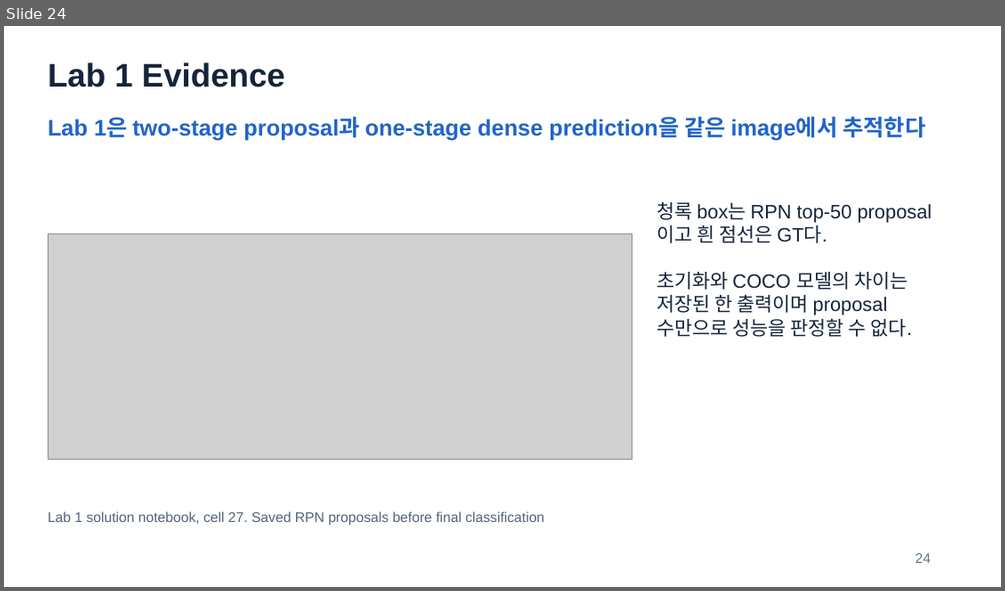
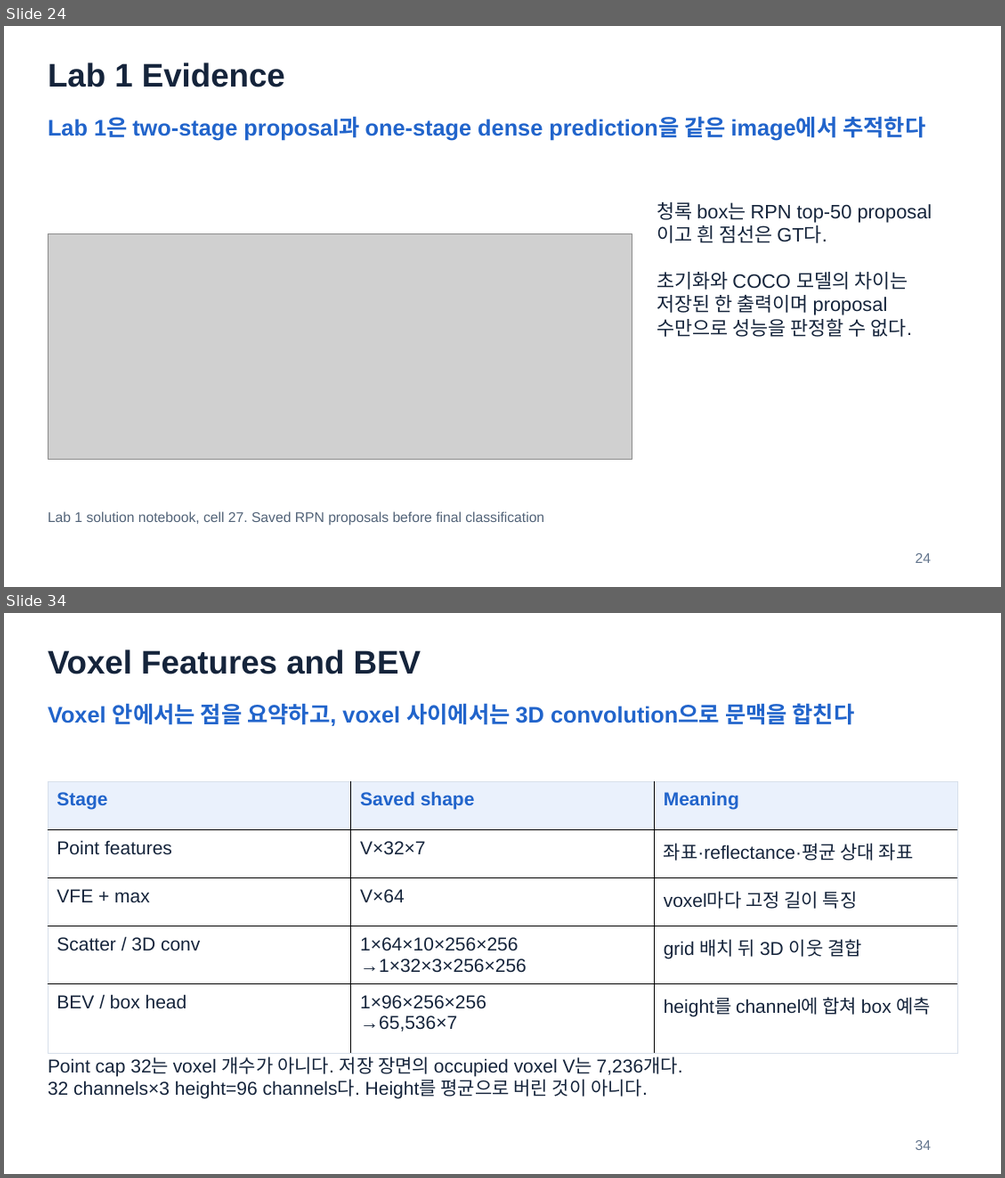
Before and after one commit to HyeonWooNa0861/HyeonWooNa0861.github.io, a slide deck: assets/presentations/study/autonomous-driving/adc-midterm-review-slides.pptx. Shown one above the other, each under a label of ours: slide 24 before the commit, slides 24 and 34 after it; the slides between them are not shown. The pictures are 1005x591 and 1005x1178 pixels, drawn with LibreOffice and Linux fonts; fonts in the diff are those of the drawing; grey boxes stand for pictures. Boxes give left, top, right and bottom in pixels: in the first picture for what was removed or moved away, otherwise in the second. Text is boxed around its words. In the diff, an @@ line names an element or a change of style, - is before the commit and + after.

```diff
--- a/assets/presentations/study/autonomous-driving/adc-midterm-review-slides.pptx
+++ b/assets/presentations/study/autonomous-driving/adc-midterm-review-slides.pptx
@@ slide 34 added at (x1=4, y1=613, x2=1001, y2=1174), background #FFFFFF @@
@@ text added at (x1=48, y1=649, x2=421, y2=674), 31.5 pt, text #15243B, bold @@
+Voxel Features and BEV
@@ text added at (x1=48, y1=703, x2=855, y2=726), 21.8 pt, text #2164CB, bold @@
+Voxel 안에서는 점을 요약하고, voxel 사이에서는 3D convolution으로 문맥을 합친다
@@ table added at (x1=48, y1=781, x2=958, y2=1035), 5 rows, 3 columns @@
+Stage | Saved shape | Meaning
+Point features | V×32×7 | 좌표·reflectance·평균 상대 좌표
+VFE + max | V×64 | voxel마다 고정 길이 특징
+Scatter / 3D conv | 1×64×10×256×256 / →1×32×3×256×256 | grid 배치 뒤 3D 이웃 결합
+BEV / box head | 1×96×256×256 / →65,536×7 | height를 channel에 합쳐 box 예측
@@ text added at (x1=48, y1=1056, x2=683, y2=1098), 18 pt, text #15243B @@
+Point cap 32는 voxel 개수가 아니다. 저장 장면의 occupied voxel V는 7,236개다.
+32 channels×3 height=96 channels다. Height를 평균으로 버린 것이 아니다.
@@ text added at (x1=915, y1=1140, x2=930, y2=1150), 13.5 pt, text #62748C @@
+34
```
Also in this commit, not shown: 2 slides changed, 10 other slides added, 2 other files.
